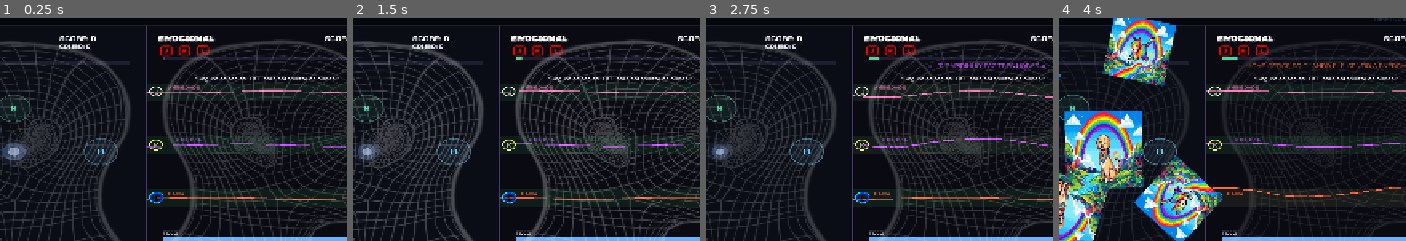
Above: before the commit, frames 1-4 (left to right).
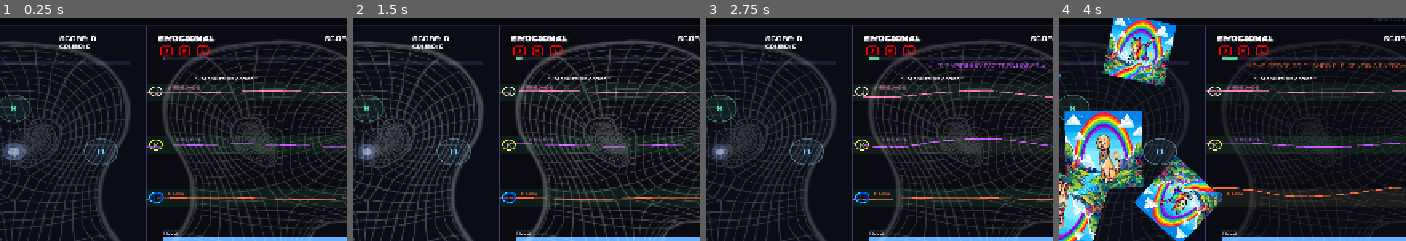
Above: after the commit, the same moments.

Repository: joaopedrogiancolidev/Gamejam42
Game: Godot game, scene res://scenes/Hub.tscn
Same seed, same stepped clock (60 frames per second), same inputs: the game is played once before the commit and once after it. Sound files missing from this copy of the repository are replaced by a short silence.
Inputs:
- Up to frame 1 (0.25 s): no input
- Up to frame 2 (1.5 s): tap Enter at 0.5 s; hold D 0.53-1.28 s; tap J at 0.6 s; tap Space at 0.77 s; hold S from 1.28 s (still down); tap K at 1.35 s
- Up to frame 3 (2.75 s): tap Space at 1.52 s; release S at 2.03 s; hold D from 2.03 s (still down); tap L at 2.1 s
- Up to frame 4 (4 s): tap Enter at 2.85 s; tap Space at 3.02, 3.77 s; release D at 3.53 s; hold A from 3.53 s (still down); tap Keypad Enter at 3.6 s
The pictures show only the part of the screen within x 29-79%, y 29-79%; the shares and areas given below are measured in that part.

The runs differ from the first frame. In frame 1, 0.4% of the frame differs, in the area x 57-98%, y 26-29%; in frame 2, 0.4%; in frame 3, 0.4%; in frame 4, 0.4%.

Commit message:
feat: simplify instruction text in MinigameWaves for clarity

Diff:
--- a/scenes/MinigameWaves.tscn
+++ b/scenes/MinigameWaves.tscn
@@ -271,7 +271,7 @@
 offset_bottom = 215.0
 scale = Vector2(0.7, 0.7)
 theme_override_font_sizes/font_size = 22
-text = "\"Segure as teclas J K L para estabilizar as ondas!\""
+text = "\"Estabilize as ondas!\""
 metadata/_edit_use_anchors_ = true
 
 [node name="SomL" type="AudioStreamPlayer2D" parent="." unique_id=1590135177]
